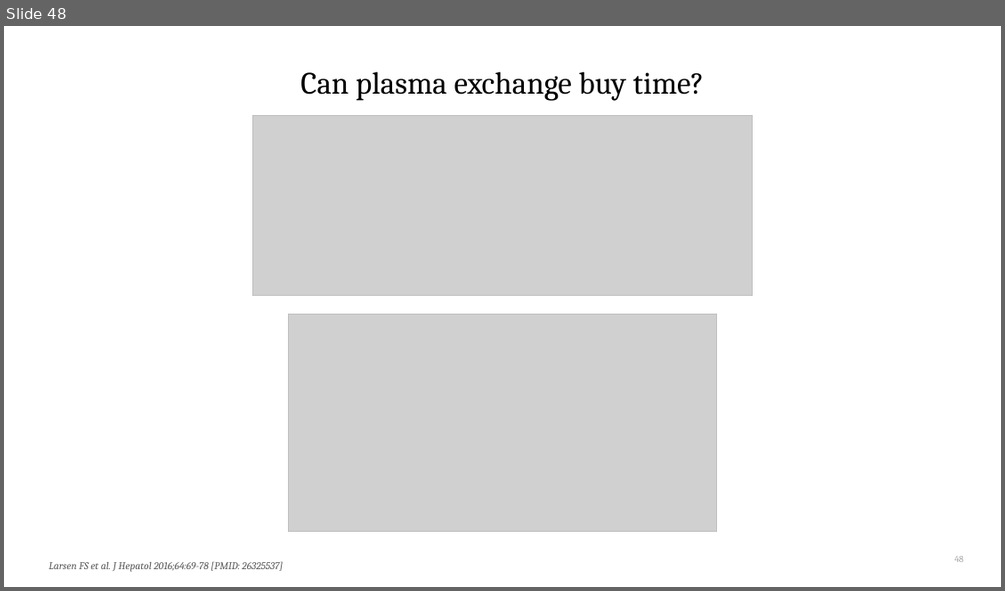
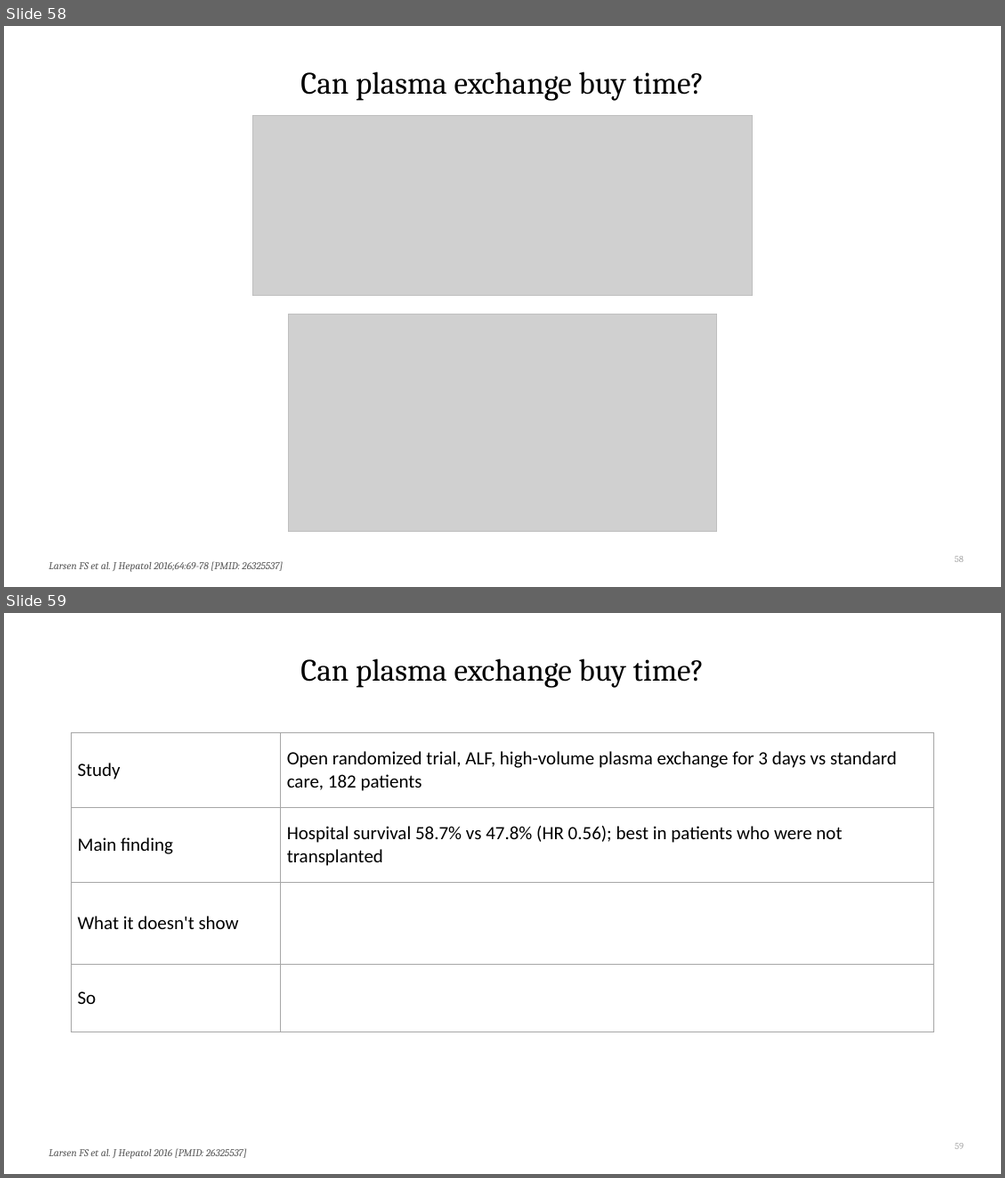
Before and after one commit to qaddodi/mohammad-almeqdadi-lectures, a slide deck: lectures/acute-liver-failure-aclf-in-icu/ALF and ACLF in the ICU.pptx. Shown one above the other, each under a label of ours: slide 48 before the commit, slides 58 and 59 after it. The pictures are 1005x591 and 1005x1178 pixels, drawn with LibreOffice and Linux fonts; fonts in the diff are those of the drawing; grey boxes stand for pictures. Boxes give left, top, right and bottom in pixels: in the first picture for what was removed or moved away, otherwise in the second. Text is boxed around its words. In the diff, an @@ line names an element or a change of style, - is before the commit and + after.

```diff
--- a/lectures/acute-liver-failure-aclf-in-icu/ALF and ACLF in the ICU.pptx
+++ b/lectures/acute-liver-failure-aclf-in-icu/ALF and ACLF in the ICU.pptx
@@ slide 59 added at (4, 613, 1001, 1174), background #FFFFFF @@
@@ title added at (300, 658, 704, 688), 30 pt, text #000000 @@
+Can plasma exchange buy time?
@@ table added at (72, 732, 933, 1007), 4 rows, 2 columns @@
+Study | Open randomized trial, ALF, high-volume plasma exchange for 3 days vs standard care, 182 patients
+Main finding | Hospital survival 58.7% vs 47.8% (HR 0.56); best in patients who were not transplanted
+What it doesn't show | 
+So | 
@@ page number added at (955, 1143, 963, 1149), 9 pt, text #A6A6A6 @@
+59
@@ text added at (48, 1148, 247, 1159), 10 pt, text #595959, italic @@
+Larsen FS et al. J Hepatol 2016 [PMID: 26325537]
@@ what was slide 48 is now slide 58 @@
```
Also in this commit, not shown: 10 slides changed, 20 other slides added, 2 other files.
